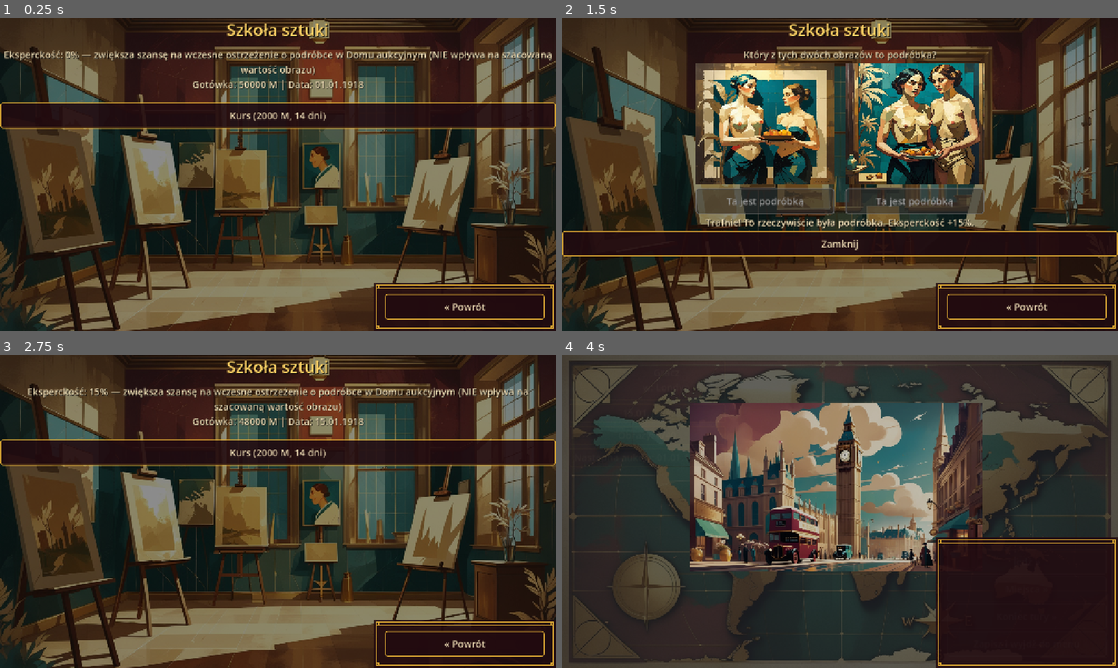
Above: before the commit, frames 1-4 (two rows, left to right).
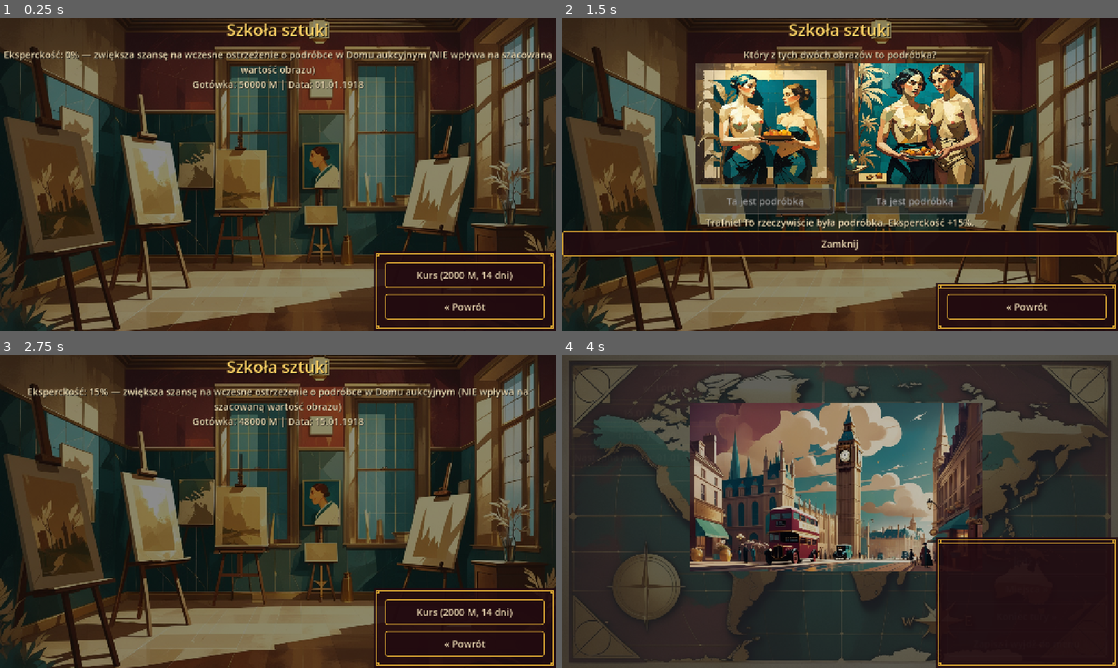
Above: after the commit, the same moments.

Repository: cinekm20/the-forger-retro-tycoon
Game: Godot game, scene res://scenes/art_school/ArtSchool.tscn
Same seed, same stepped clock (60 frames per second), same inputs: the game is played once before the commit and once after it. This scene is started directly instead of the project's main scene.
Inputs:
- Up to frame 1 (0.25 s): no input
- Up to frame 2 (1.5 s): click "Kurs (2000 M, 14 dni)" at 0.5 s; click "Ta jest podróbką" at 1.25 s
- Up to frame 3 (2.75 s): click "Zamknij" at 2 s
- Up to frame 4 (4 s): click "« Powrót" at 2.75 s; click "Jedź »" at 3.5 s

The runs differ from the first frame. In frame 1, 8.6% of the frame differs, in the area x 0-100%, y 26-87%; in frame 2, nothing differs; in frame 3, 8.6%; in frame 4, nothing differs.

Commit message:
ArtSchool.gd: przycisk startu kursu w tej samej skrzynce co powrót
Zgłoszenie użytkownika: przycisk "Kurs" ma "wylądować" w tym samym
prawym dolnym rogu co przycisk powrotu — dokładnie ten sam wzorzec co
zakład w Races.gd (make_root_bottom + własne dzieci zamiast osobnej
skrzynki na środku ekranu).

Co-Authored-By: Claude Sonnet 5 <noreply@anthropic.com>
Claude-Session: https://claude.ai/code/session_01WjdcGYSPdySvPA6GKCaWaN

Diff:
--- a/game/scenes/art_school/ArtSchool.gd
+++ b/game/scenes/art_school/ArtSchool.gd
@@ -47,12 +47,6 @@
 	info_label.autowrap_mode = TextServer.AUTOWRAP_WORD
 	info_label.custom_minimum_size = Vector2(700, 110)
 
-	course_button = ScreenHelpers.make_button(
-		root,
-		tr("Kurs (%.0f M, %d dni)") % [TRAINING_COST, TRAINING_DAYS],
-		_on_train_pressed,
-	)
-
 	## Sekcja quizu — ukryta, dopóki nie wykupiony jest kurs. Podmienia się z
 	## info_label/course_button (patrz _start_quiz/_close_quiz), żeby ekran
 	## nie pokazywał obu naraz.
@@ -60,11 +54,19 @@
 	quiz_section.visible = false
 	root.add_child(quiz_section)
 
-	## Ozdobna skrzynka Art Deco w prawym dolnym rogu, TA SAMA co boczny
-	## panel na TravelMap.gd/Hub.gd — zgłoszone przez użytkownika: przycisk
-	## powrotu ma wyglądać tak samo na wszystkich ekranach (oprócz Plantacji).
-	## Zakotwiczona niezależnie od `root`, więc bez rozpychacza.
-	ScreenHelpers.make_boxed_back_button(self)
+	## Zgłoszenie użytkownika: przycisk startu kursu ma "wylądować" w tej
+	## samej skrzynce co przycisk powrotu — dokładnie jak zakład w Races.gd,
+	## dołączony do TEJ SAMEJ ozdobnej ramki Art Deco w prawym dolnym rogu,
+	## zamiast osobnego przycisku w środku ekranu. Widoczność course_button
+	## nadal przełącza się niezależnie od tego, gdzie w drzewie węzłów
+	## siedzi (patrz _start_quiz/_close_quiz) — to zwykła właściwość Control.
+	var corner_box := ScreenHelpers.make_root_bottom(self, true)
+	course_button = ScreenHelpers.make_button(
+		corner_box,
+		tr("Kurs (%.0f M, %d dni)") % [TRAINING_COST, TRAINING_DAYS],
+		_on_train_pressed,
+	)
+	ScreenHelpers.make_back_button(corner_box)
 	_update_info()
 
 
